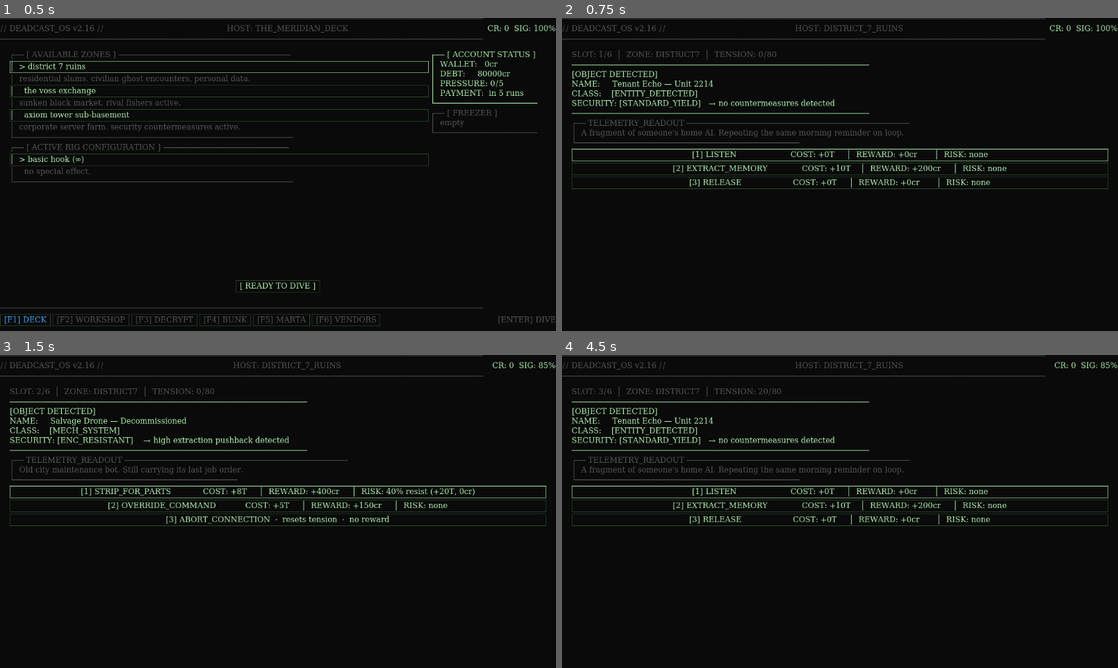
Above: before the commit, frames 1-4 (two rows, left to right).
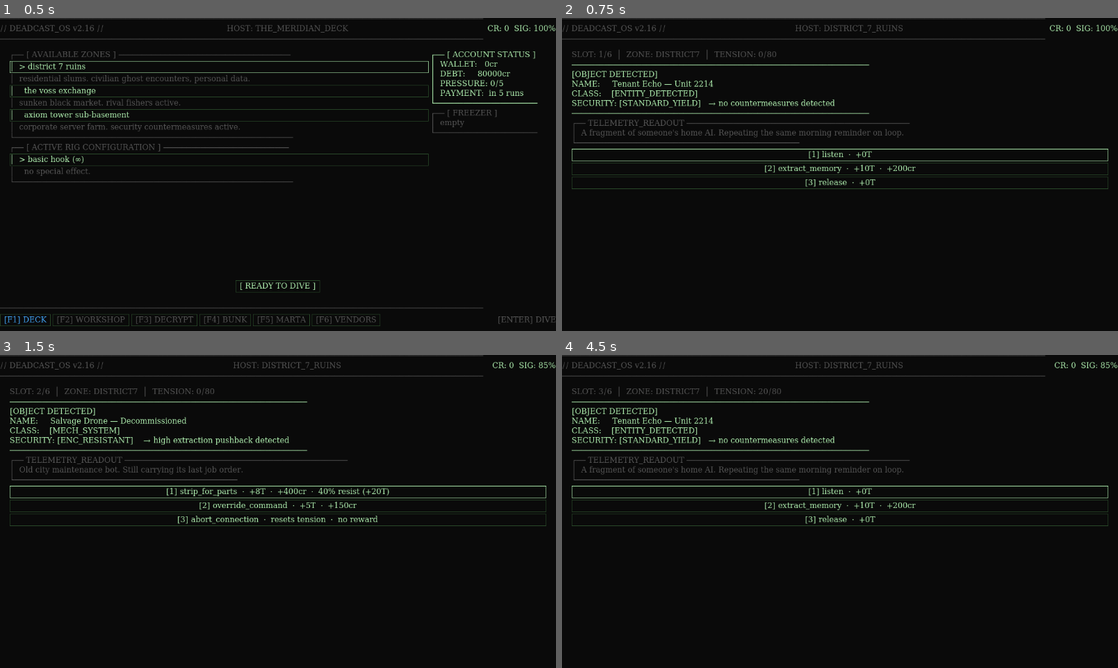
Above: after the commit, the same moments.

Repository: Teeohbee/deadcast
Game: Godot game, scene res://scenes/AppShell.tscn
The game is run twice, just before and just after one commit, with the same random seed, the same clock (stepped at 60 frames per second) and the same inputs.
Inputs (mouse positions are in pixels of both pictures, inside the frame that each line leads up to):
- Up to frame 1 (0.5 s): no input
- Up to frame 2 (0.75 s): click "[ READY TO DIVE ]" at 0.5 s
- Up to frame 3 (1.5 s): click (278, 492) at 1.25 s, where only the run before the commit has a clickable "[1] LISTEN COST: +0T │ REWARD…"
- Up to frame 4 (4.5 s): click (840, 492) at 2 s, where only the run before the commit has a clickable "[1] STRIP_FOR_PARTS COST: +8T…"; tap Enter at 2.75 s; move the mouse to (962, 495) at 2.77 s; hold Space (action_reel) 2.78-3.5 s; click (962, 495) at 2.92 s; drag from (728, 527) to (812, 574) at 3.52 s; click "[CONTINUE →]" at 4.25 s

Frame 1 is identical in both runs. In frame 2, 1.4% of the frame differs, in the area x 20-80%, y 42-55%; in frame 3, 1.8%, in the area x 14-86%, y 42-54%; in frame 4, 1.4%.

Commit message:
fix: replace dive option table layout with inline dot-separated format
The three-column COST|REWARD|RISK grid used a distinct visual language
from every other screen. Now uses the same inline dot separator style
as vendors and workshop. Risk column only appears when non-zero.

Diff:
--- a/scenes/dive_run/CatchEvent.gd
+++ b/scenes/dive_run/CatchEvent.gd
@@ -140,7 +140,7 @@
 
 func _format_option(num: int, option: CatchOption, behavior: CatchData.BehaviorType) -> String:
 	if option.cuts_line:
-		return "[%d] ABORT_CONNECTION  ·  resets tension  ·  no reward" % num
+		return "[%d] abort_connection  ·  resets tension  ·  no reward" % num
 
 	var t_str: String
 	if option.tension_delta > 0:
@@ -150,26 +150,20 @@
 	else:
 		t_str = "+0T"
 
-	var cr_str := "+%dcr" % option.credit_value if option.credit_value > 0 else "+0cr"
-	var risk_str: String
+	var parts: Array[String] = [t_str]
+	if option.credit_value > 0:
+		parts.append("+%dcr" % option.credit_value)
 
 	match behavior:
 		CatchData.BehaviorType.RESISTANT:
 			if option.resist_chance > 0.0:
-				risk_str = "%d%% resist (+%dT, 0cr)" % [
-					int(option.resist_chance * 100), option.resist_tension_penalty]
-			else:
-				risk_str = "none"
+				parts.append("%d%% resist (+%dT)" % [
+					int(option.resist_chance * 100), option.resist_tension_penalty])
 		CatchData.BehaviorType.NEGOTIATING:
 			if option.roll_difficulty > 0.0:
 				var fail_cr := "+%dcr" % option.fail_credit_value if option.fail_credit_value > 0 else "+0cr"
-				risk_str = "%d%% fail (+%dT, %s)" % [
-					int(option.roll_difficulty * 100), option.fail_tension_delta, fail_cr]
-			else:
-				risk_str = "none"
-		_:
-			risk_str = "none"
+				parts.append("%d%% fail (+%dT, %s)" % [
+					int(option.roll_difficulty * 100), option.fail_tension_delta, fail_cr])
 
-	var slug := option.label.to_upper().replace(" ", "_").rpad(26)
-	return "[%d] %s  COST: %s│  REWARD: %s│  RISK: %s" % [
-		num, slug, t_str.rpad(8), cr_str.rpad(11), risk_str]
+	var label := option.label.to_lower().replace(" ", "_")
+	return "[%d] %s  ·  %s" % [num, label, "  ·  ".join(parts)]
